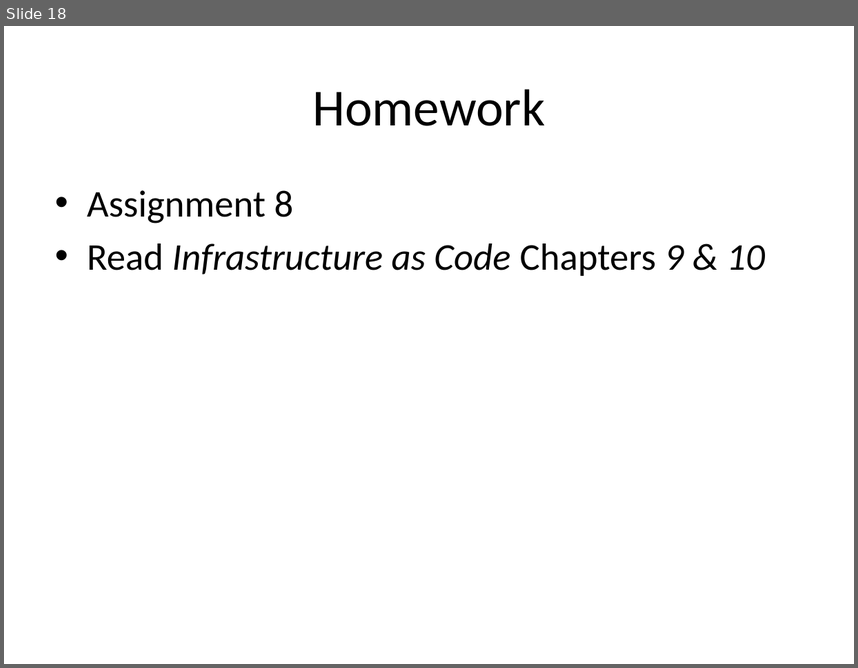
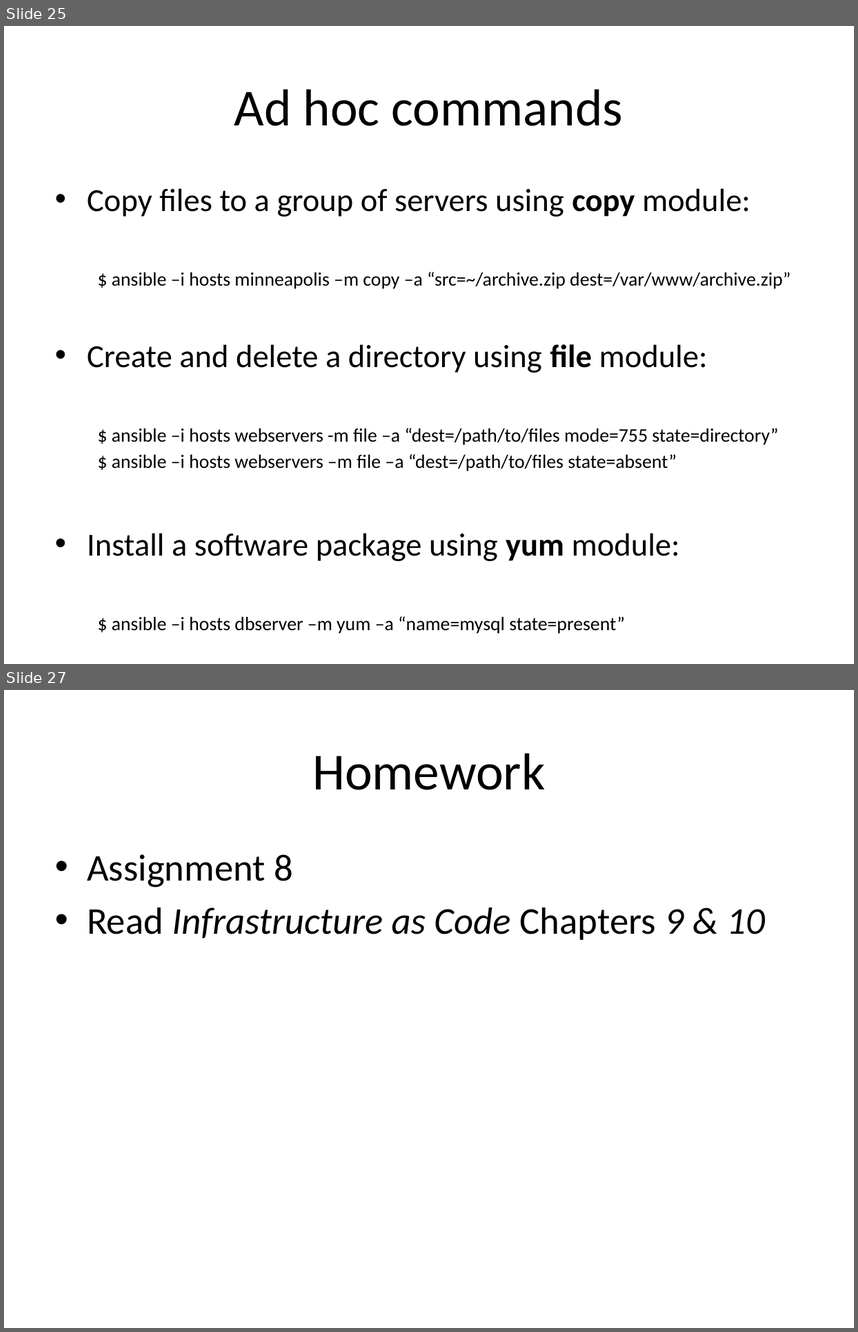
Before and after one commit to jasondbaker/infrastructure-class, a slide deck: lectures/infrastructure-week-10.pptx. Shown one above the other, each under a label of ours: slide 18 before the commit, slides 25 and 27 after it; the slides between them are not shown. The pictures are 858x668 and 858x1332 pixels, drawn with LibreOffice and Linux fonts; fonts in the diff are those of the drawing. Boxes give left, top, right and bottom in pixels: in the first picture for what was removed or moved away, otherwise in the second. Text is boxed around its words. In the diff, an @@ line names an element or a change of style, - is before the commit and + after.

```diff
--- a/lectures/infrastructure-week-10.pptx
+++ b/lectures/infrastructure-week-10.pptx
@@ slide 25 added at [4, 26, 854, 664], background #FFFFFF @@
@@ title added at [234, 89, 624, 126], 44 pt, text #000000 @@
+Ad hoc commands
@@ text added at [87, 188, 791, 633], 16.1 pt, text #000000 @@
+• Copy files to a group of servers using copy module:
+  $ ansible –i hosts minneapolis –m copy –a “src=~/archive.zip dest=/var/www/archive.zip”
+• Create and delete a directory using file module:
+  $ ansible –i hosts webservers -m file –a “dest=/path/to/files mode=755 state=directory”
+  $ ansible –i hosts webservers –m file –a “dest=/path/to/files state=absent”
+• Install a software package using yum module:
+  $ ansible –i hosts dbserver –m yum –a “name=mysql state=present”
@@ what was slide 18 is now slide 27 @@
```
Also in this commit, not shown: 1 slide changed, 8 other slides added.
